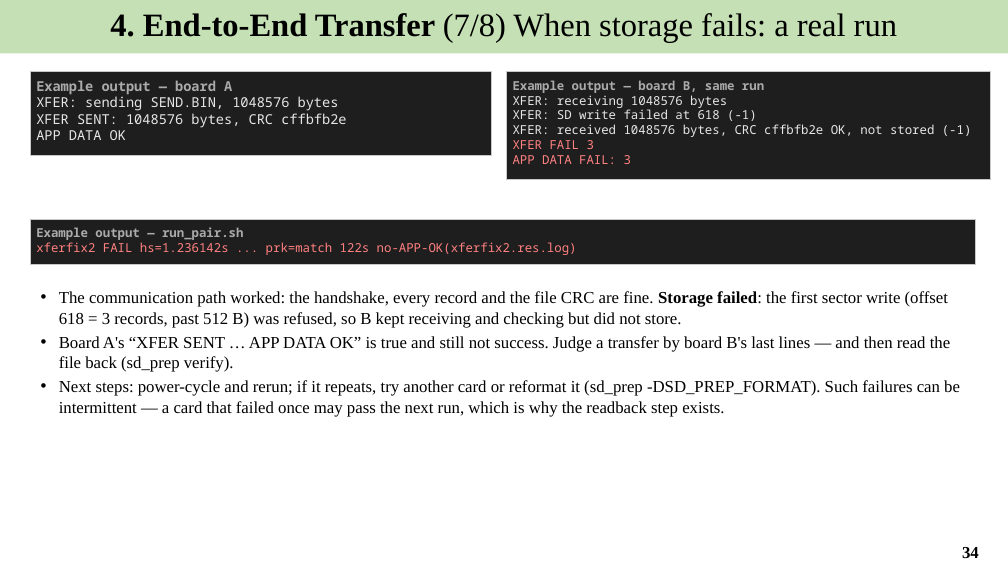
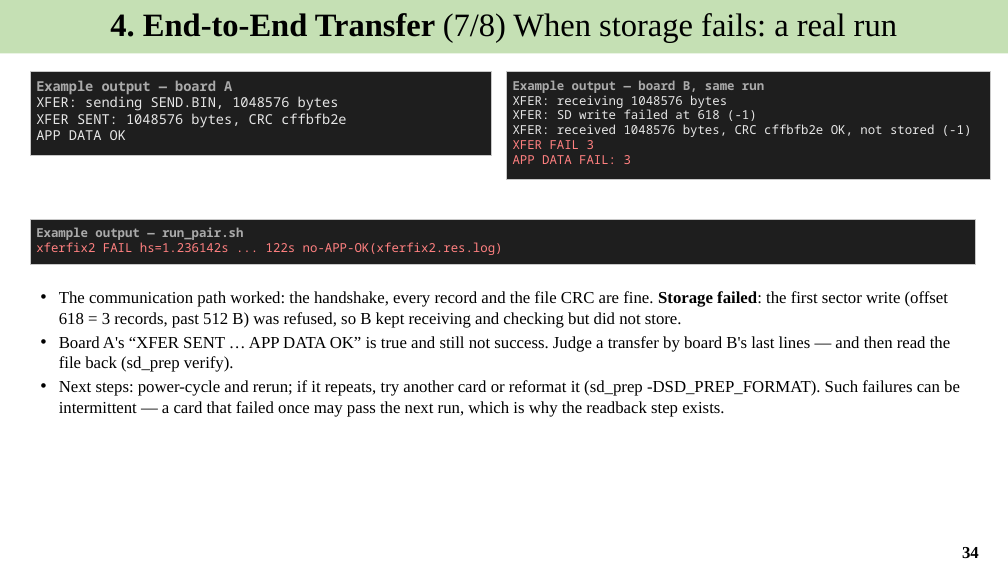
Before and after one commit to Khaiduy/chipyard-edhoc, a slide deck: slide 34 of fpga/sw/export/docs/slides/05_Secure_file_transfer_and_results.pptx. Drawn at 1008x567 pixels with LibreOffice and Linux fonts; fonts in the diff are those of the drawing. Boxes give left, top, right and bottom in pixels: in the first picture for what was removed or moved away, otherwise in the second. Text is boxed around its words. In the diff, an @@ line names an element or a change of style, - is before the commit and + after.

Commit message:
fix: print AuthKEM PRK_out only in DEBUG builds; repo setup docs
- edhoc-authkem mains print PRK_out (and its xor) only with DEBUG=1,
  so the session secret no longer reaches the console in normal or
  production builds; run_pair.sh then reports prk=- (prk=match with
  DEBUG=1).
- Root README: EDHOC fork overview, hardware, setup routes A/B.
- Slides: private repository URL and tag edhoc-course-v1; prk=match
  described as a DEBUG=1 result.

```diff
--- a/fpga/sw/export/docs/slides/05_Secure_file_transfer_and_results.pptx
+++ b/fpga/sw/export/docs/slides/05_Secure_file_transfer_and_results.pptx
@@ text in rectangle at (x1=36, y1=242, x2=503, y2=255): text changed @@
-xferfix2 FAIL hs=1.236142s ... prk=match 122s no-APP-OK(xferfix2.res.log)
+xferfix2 FAIL hs=1.236142s ... 122s no-APP-OK(xferfix2.res.log)
```
Also in this commit, not shown: 1 other slide changed, 17 other files.
